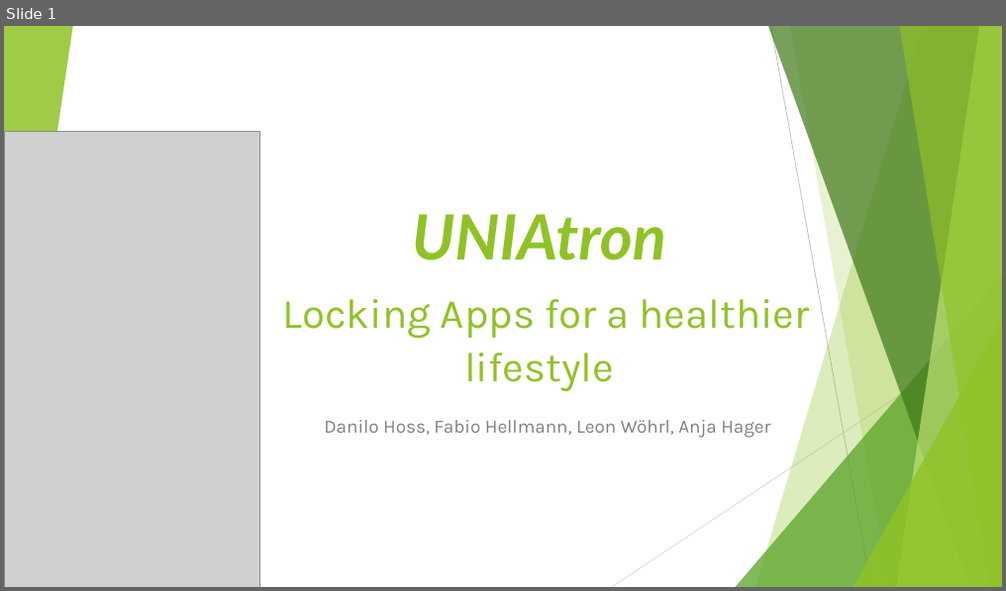
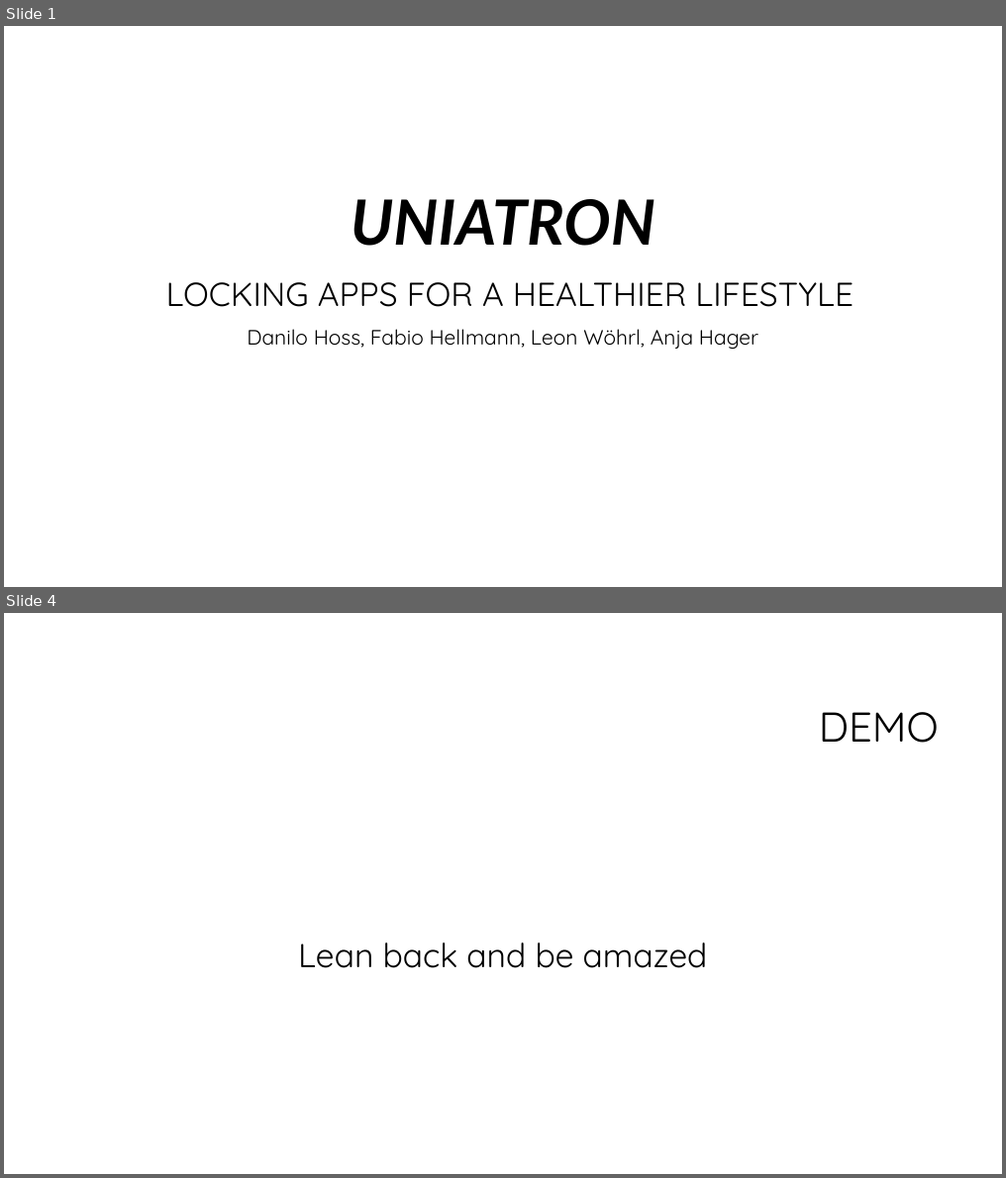
Before and after one commit to FHellmann/Uniatron, a slide deck: doc/Presentation/Uniatron-Presentation1207.pptx. Shown one above the other, each under a label of ours: slide 1 before the commit, slides 1 and 4 after it; the slides between them are not shown. The pictures are 1006x591 and 1006x1178 pixels, drawn with LibreOffice and Linux fonts; fonts in the diff are those of the drawing; grey boxes stand for pictures; background and template pictures are left out. Boxes give left, top, right and bottom in pixels: in the first picture for what was removed or moved away, otherwise in the second. Text is boxed around its words. In the diff, an @@ line names an element or a change of style, - is before the commit and + after.

```diff
--- a/doc/Presentation/Uniatron-Presentation1207.pptx
+++ b/doc/Presentation/Uniatron-Presentation1207.pptx
@@ slide 4 added at bbox=[4, 613, 1002, 1174], background #FFFFFF @@
@@ title added at bbox=[819, 712, 939, 743], 40 pt, text #000000 @@
+DEMO
@@ text added at bbox=[298, 943, 708, 968], 32 pt, text #000000 @@
+Lean back and be amazed
@@ slide 1 changed as well @@
@@ group removed at bbox=[4, 26, 1002, 587]: 5 freeform shapes, 3 triangles, 2 lines @@
@@ picture removed at bbox=[4, 132, 260, 587] @@
@@ title at bbox=[166, 199, 853, 307]: text changed; size 40 to 32 pt; font Karla to Quicksand; text colour #90C226 to #000000 @@
-UNIAtron
-Locking Apps for a healthier lifestyle
+UNIATRON
+LOCKING APPS FOR A HEALTHIER LIFESTYLE
@@ subtitle "Danilo Hoss, Fabio Hellmann, Leon ...": place and size @@
-subtitle "Danilo Hoss, Fabio Hellmann, Leon ..." at bbox=[324, 420, 770, 438]
+subtitle "Danilo Hoss, Fabio Hellmann, Leon ..." at bbox=[247, 329, 758, 349]
@@ subtitle "Danilo Hoss, Fabio Hellmann, Leon ..." at bbox=[247, 329, 758, 349]: size 18 to 20 pt, font Karla to Quicksand, text colour #808080 to #000000; alignment right to centre; line spacing 1 to 0.9 @@
```
Also in this commit, not shown: 1 other slide changed, 3 other slides added, 8 slides removed.
